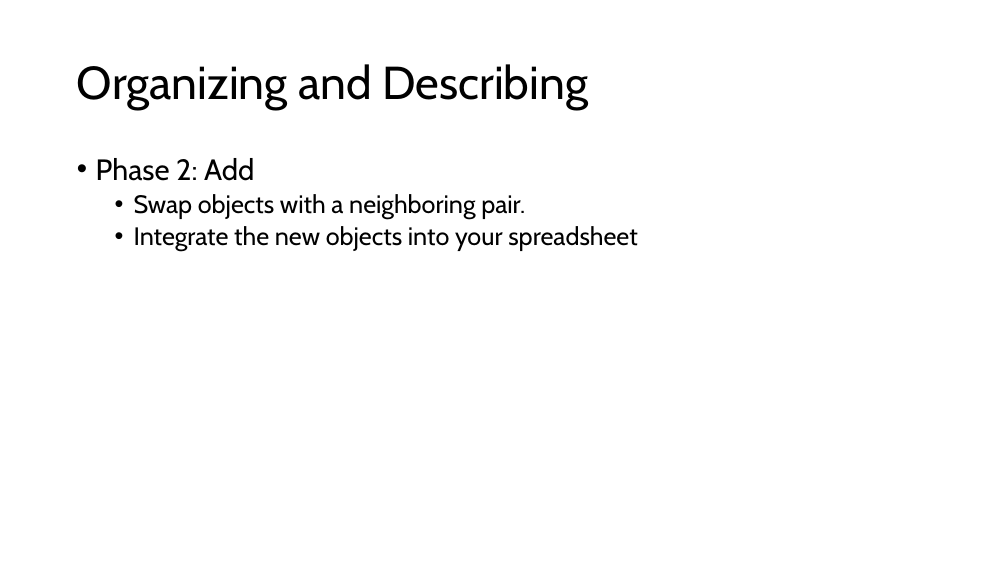
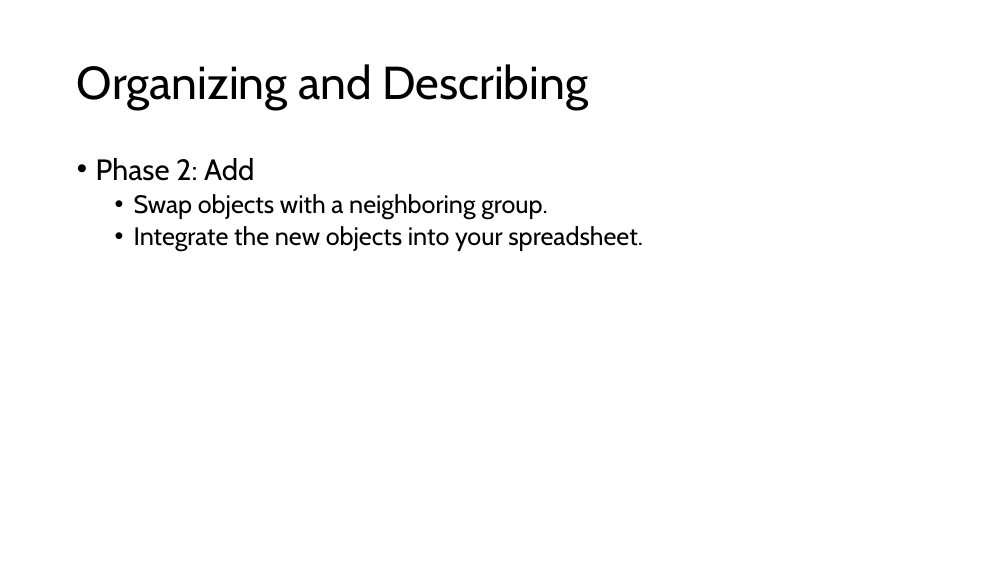
Before and after one commit to walshbr/data-for-the-rest-of-us, a slide deck: slide 9 of resources/week-3/description.pptx. Drawn at 1008x567 pixels with LibreOffice and Linux fonts; fonts in the diff are those of the drawing. Boxes give left, top, right and bottom in pixels: in the first picture for what was removed or moved away, otherwise in the second. Text is boxed around its words. In the diff, an @@ line names an element or a change of style, - is before the commit and + after.

```diff
--- a/resources/week-3/description.pptx
+++ b/resources/week-3/description.pptx
@@ text at (x1=134, y1=194, x2=643, y2=252): text changed @@
-  • Swap objects with a neighboring pair.
-  • Integrate the new objects into your spreadsheet
+  • Swap objects with a neighboring group.
+  • Integrate the new objects into your spreadsheet.
```
Also in this commit, not shown: 5 other slides changed, 3 slides added, 1 slide removed.
